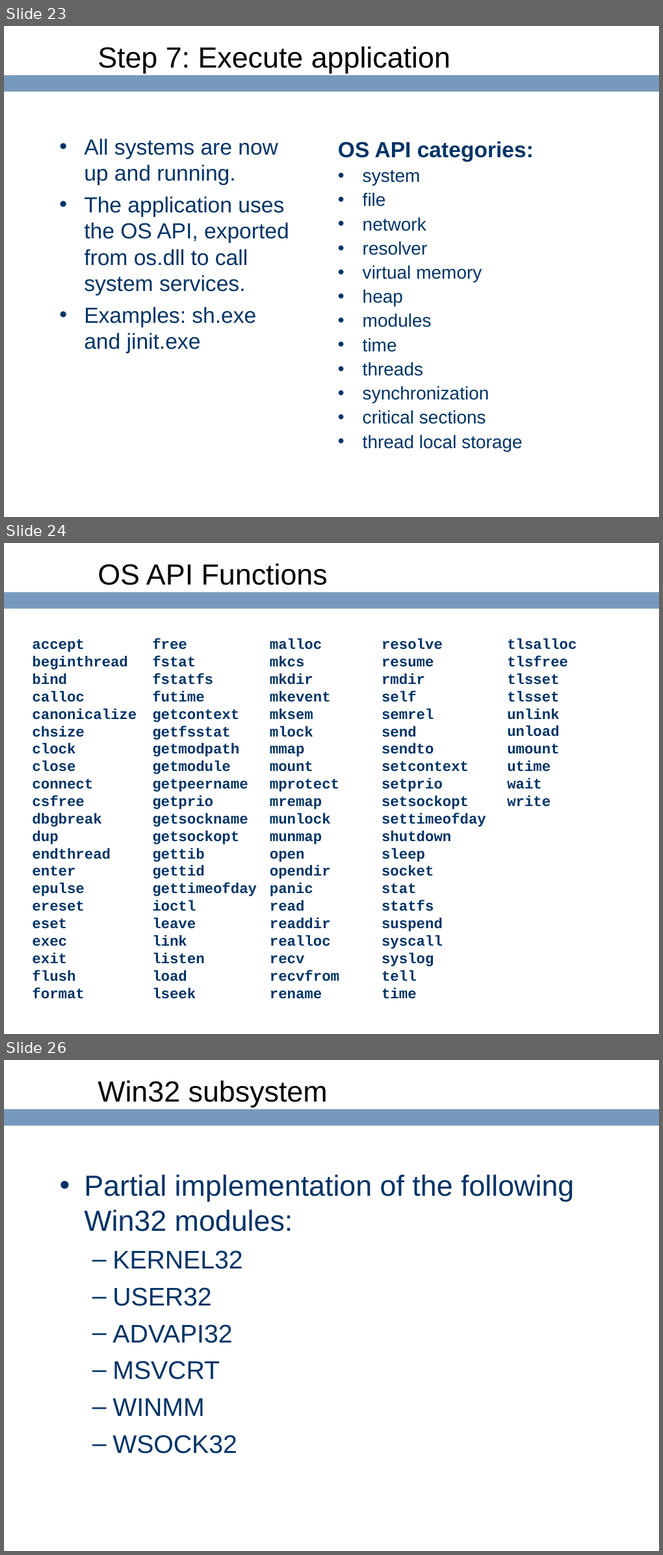
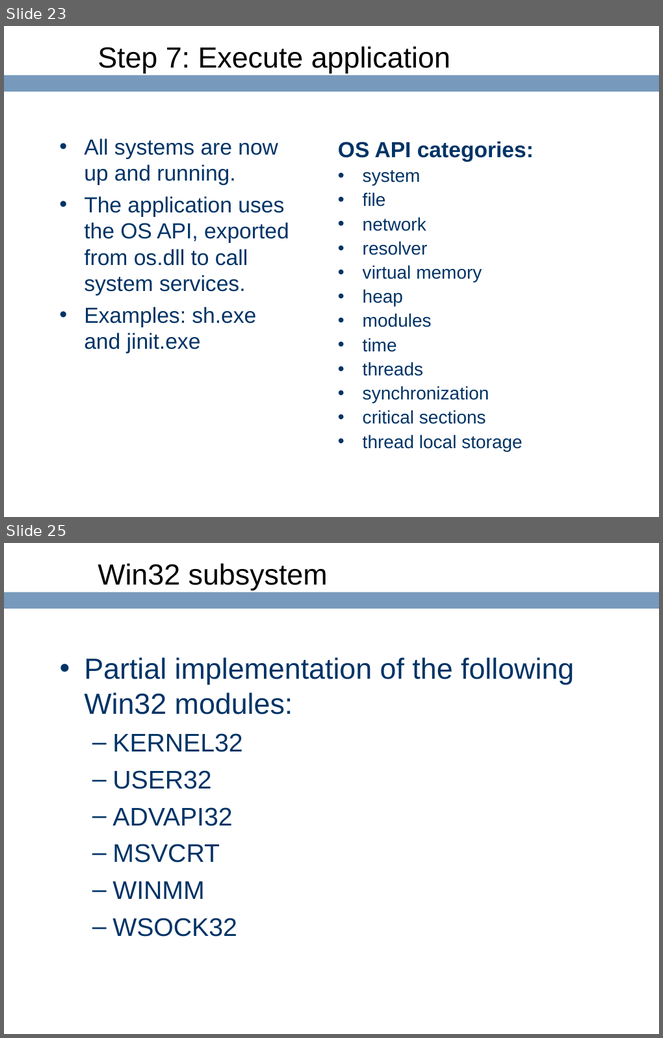
Before and after one commit to ringgaard/sanos, a slide deck: doc/sanostech.ppt. Shown one above the other, each under a label of ours: slides 23, 24 and 26 before the commit, slides 23 and 25 after it; the slides between them are not shown. The pictures are 663x1555 and 663x1038 pixels, drawn with LibreOffice and Linux fonts; fonts in the diff are those of the drawing; background and template pictures are left out. Boxes give left, top, right and bottom in pixels: in the first picture for what was removed or moved away, otherwise in the second. Text is boxed around its words. In the diff, an @@ line names an element or a change of style, - is before the commit and + after.

```diff
--- a/doc/sanostech.ppt
+++ b/doc/sanostech.ppt
@@ slide 24 removed at [4, 543, 659, 1034], background #FFFFFF; not listed: 1 template element that a slide beside it also shows @@
@@ title removed at [98, 563, 328, 585] @@
-OS API Functions
@@ text removed at [32, 639, 137, 999] @@
-accept
-beginthread
-bind
-calloc
-canonicalize
-chsize
-clock
-close
-connect
-csfree
-dbgbreak
-dup
-endthread
-enter
-epulse
-ereset
-eset
-exec
-exit
-flush
-format
@@ text removed at [152, 639, 257, 999] @@
-free
-fstat
-fstatfs
-futime
-getcontext
-getfsstat
-getmodpath
-getmodule
-getpeername
-getprio
-getsockname
-getsockopt
-gettib
-gettid
-gettimeofday
-ioctl
-leave
-link
-listen
-load
-lseek
@@ text removed at [270, 639, 339, 999] @@
-malloc
-mkcs
-mkdir
-mkevent
-mksem
-mlock
-mmap
-mount
-mprotect
-mremap
-munlock
-munmap
-open
-opendir
-panic
-read
-readdir
-realloc
-recv
-recvfrom
-rename
@@ text removed at [382, 639, 486, 999] @@
-resolve
-resume
-rmdir
-self
-semrel
-send
-sendto
-setcontext
-setprio
-setsockopt
-settimeofday
-shutdown
-sleep
-socket
-stat
-statfs
-suspend
-syscall
-syslog
-tell
-time
@@ text removed at [507, 639, 577, 807] @@
-tlsalloc
-tlsfree
-tlsset
-tlsset
-unlink
-unload
-umount
-utime
-wait
-write
@@ what was slide 26 is now slide 25 @@
```
Also in this commit, not shown: 2 slides changed, 1 other file.
